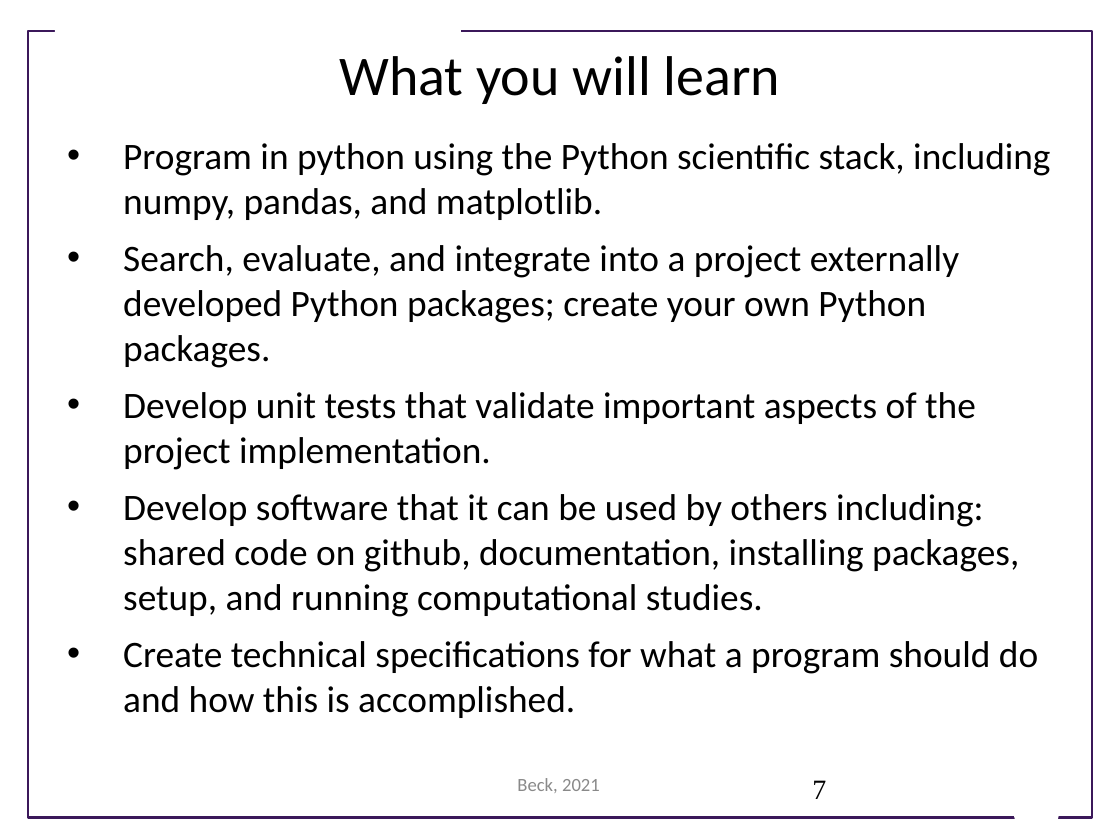
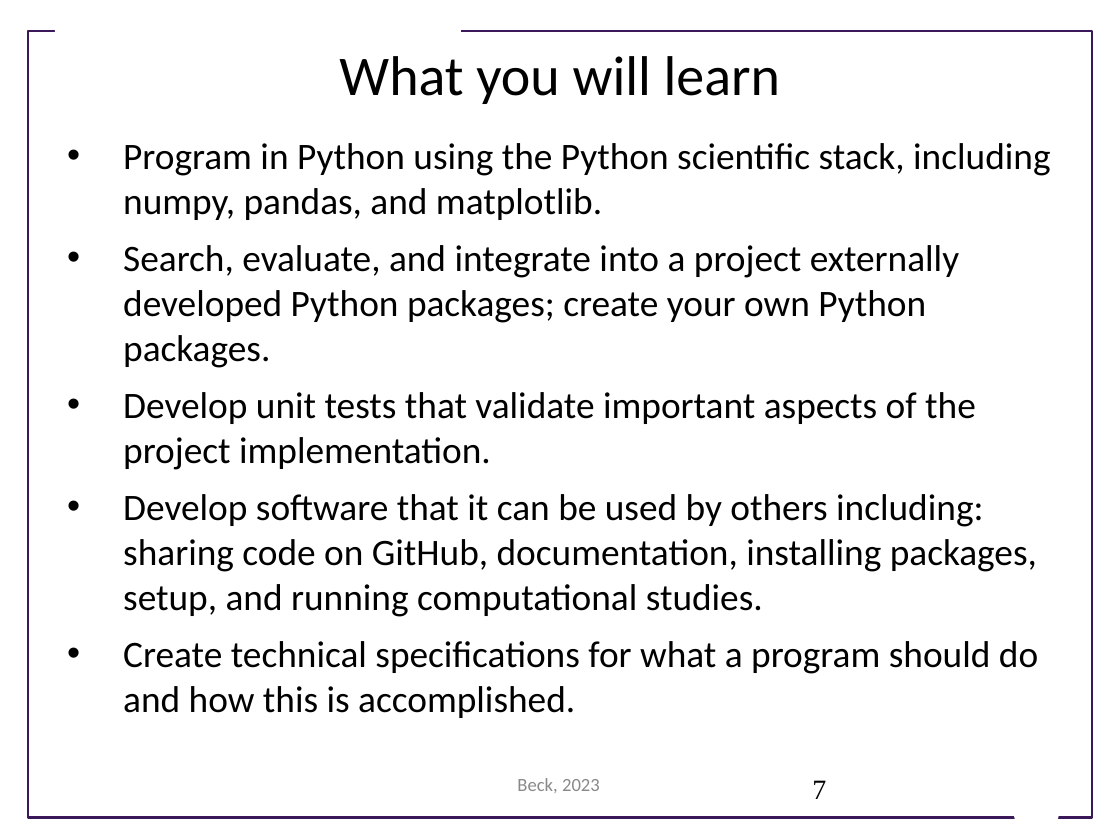
Before and after one commit to UWSEDS/LectureNotes, a slide deck: slide 7 of week_1/Course Introduction.pptx. Drawn at 1120x840 pixels with LibreOffice and Linux fonts; fonts in the diff are those of the drawing; background and template pictures are left out. Boxes give left, top, right and bottom in pixels: in the first picture for what was removed or moved away, otherwise in the second. Text is boxed around its words. In the diff, an @@ line names an element or a change of style, - is before the commit and + after.

```diff
--- a/week_1/Course Introduction.pptx
+++ b/week_1/Course Introduction.pptx
@@ text at bbox=[123, 143, 1050, 220]: text changed @@
-• Program in python using the Python scientific stack, including numpy, pandas, and matplotlib.
+• Program in Python using the Python scientific stack, including numpy, pandas, and matplotlib.
@@ text at bbox=[123, 494, 1037, 617]: text changed @@
-• Develop software that it can be used by others including: shared code on github, documentation, installing packages, setup, and running computational studies.
+• Develop software that it can be used by others including: sharing code on GitHub, documentation, installing packages, setup, and running computational studies.
@@ text at bbox=[517, 778, 600, 793]: text changed @@
-Beck, 2021
+Beck, 2023
```
Also in this commit, not shown: 12 other slides changed.
